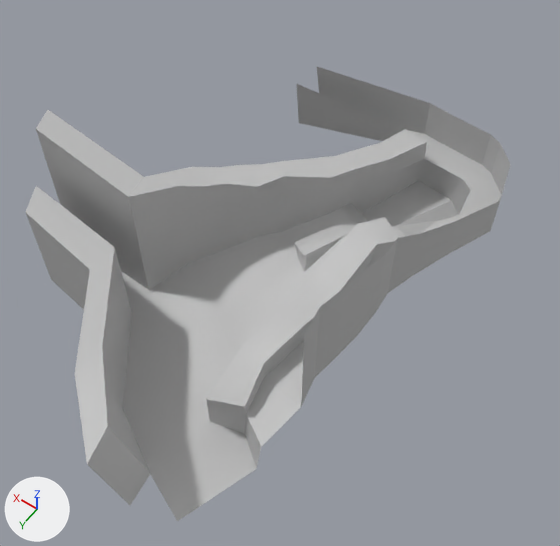
An edit to the FBX model Assets/Terrain/terrain_W1A6.fbx, drawn before and after from the same camera.
The view is the same before and after, from a camera (50 mm lens) standing at (-218.1, -727.3, 221.7) and looking at (-138.4, -838.9, 46.4). The axes (+X, +Y, +Z) are drawn at lower left. The lights are the same throughout. Where no turn or scale is listed for an object, it has been applied to the vertices. Vertices at the same position are counted once.

The scene before the commit, as lines of its bpy script (objects in view):
```python
me_mesh = bpy.data.meshes.new('Mesh')
me_mesh.from_pydata(...)  # 216 vertices, 193 faces; spans x -181.0..-54.0, y -917.0..-764.0, z 17.0..69.0
me_mesh.materials.append(mat_lambert9)  # grey #bcbcbc
ob_w1a6_mesh = bpy.data.objects.new('W1A6_mesh', me_mesh)
ob_w1a6_mesh.location = (0.0, 0.0, 0.0)
```
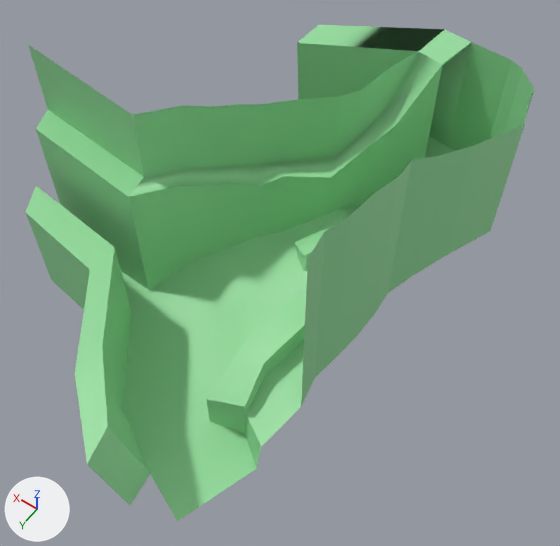
Location of each change, (x1, y1, x2, y2) in pixels of the pictures (560 x 546 px):
'W1A6_mesh', reshaped (9% taller): before (26, 67, 511, 521); after (26, 25, 534, 521)
part 1 of me_mesh, built on: before (296, 67, 511, 406); after (28, 25, 534, 406)
part 2 of me_mesh, recoloured (grey to green): (26, 110, 455, 521) in both

The change, as a diff of the scene's bpy script:
```diff
--- a/Assets/Terrain/terrain_W1A6.fbx.py
+++ b/Assets/Terrain/terrain_W1A6.fbx.py
@@ mat_w1_shade @@
+mat_w1_shade = principled_material('W1_shade')
+mat_w1_shade.base_color = (0.291, 0.706, 0.328)  # green #93db9b
@@ me_mesh @@
 # used by ob_w1a6_mesh; location = (0.0, 0.0, 0.0)
-me_mesh.from_pydata(...)  # 216 vertices, 193 faces; spans x -181.0..-54.0, y -917.0..-764.0, z 17.0..69.0
+me_mesh.from_pydata(...)  # 231 vertices, 210 faces; spans x -181.0..-54.0, y -917.0..-764.0, z 17.0..97.0
+# me_mesh part 1
+# 1 vertex is removed from x -140.0, y -907.0, z 52.0
+# 4 faces are deleted
+# 12 vertices in x -181.0..-142.0, y -917.0..-813.0, z 57.0..69.0 move by (0.0, 0.0, 28.0)
+# 10 vertices move from x -178.0..-98.0, y -914.0..-829.0, z 52.0..69.0 to x -178.0..-98.0, y -914.0..-828.0, z 59.0..97.0
+# 11 vertices are added at x -152.0..-54.0, y -917.0..-835.0, z 77.0..90.0
+# 5 new vertices lie (0.0, 0.0, 23.0) away from vertices in x -130.0..-100.0, y -881.0..-848.0, z 55.0..59.0
+# 21 new faces join them
+# me_mesh part 2: 189 faces spanning x -181.0..-54.0, y -917.0..-764.0, z 17.0..97.0 switch from mat_lambert9 (grey #bcbcbc) to mat_w1_shade (green #93db9b)
```
